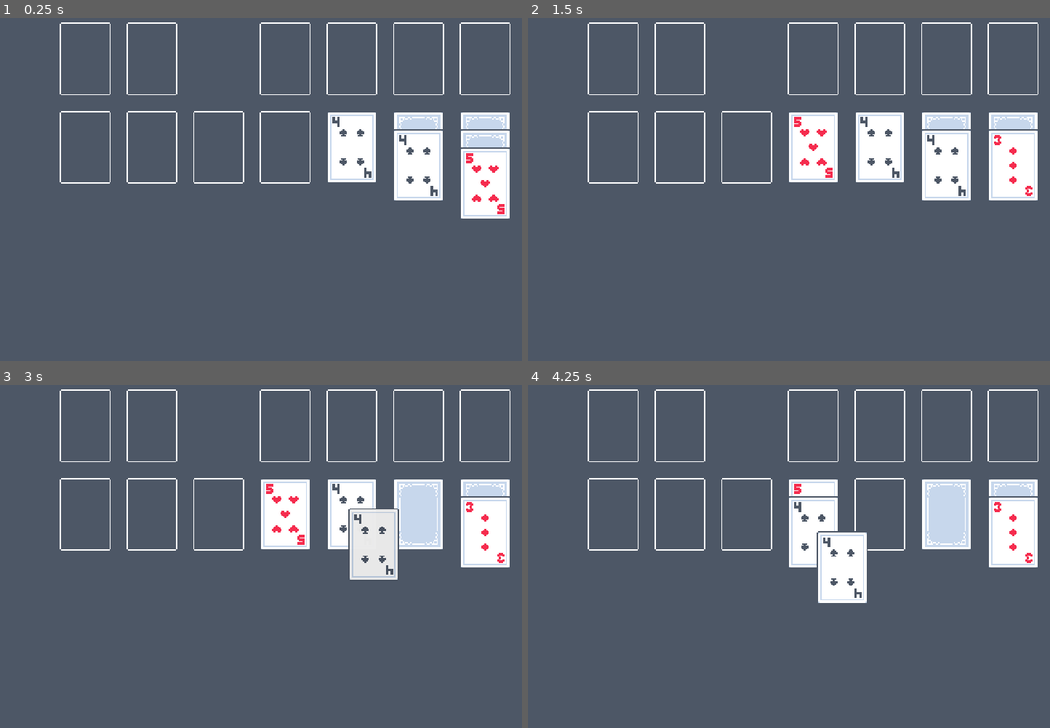
Above: before the commit, frames 1-4 (two rows, left to right).
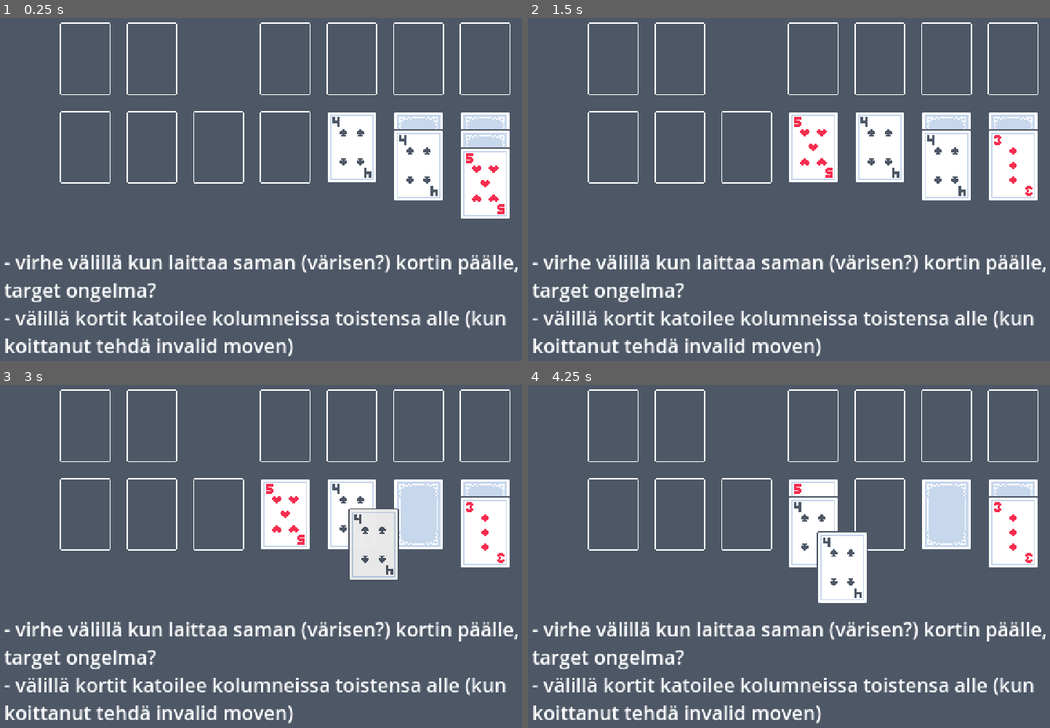
Above: after the commit, the same moments.

Repository: MrRodent/klondike
Game: Godot game, scene res://scenes/game.tscn
Two runs of this game, one before a commit and one after it. Both use one fixed random seed, a clock stepped at 60 frames per second and the inputs below.
Inputs (mouse positions are in pixels of both pictures, inside the frame that each line leads up to):
- Up to frame 1 (0.25 s): no input
- Up to frame 2 (1.5 s): tap Enter at 0.5 s; drag from (1013, 148) to (815, 148) at 0.52 s; drag from (1013, 165) to (877, 148) at 1.27 s
- Up to frame 3 (3 s): tap Space at 2 s; move the mouse to (417, 515) at 2.02 s; hold Right mouse button (right_mouse) 2.03-2.75 s; click (417, 515) at 2.3 s; tap Enter at 2.75 s; drag from (417, 532) to (287, 515) at 2.77 s
- Up to frame 4 (4.25 s): drag from (877, 515) to (841, 566) at 3.52 s

The runs differ from the first frame. In frame 1, 5.5% of the frame differs, in the area x 0-100%, y 69-99%; in frame 2, 5.5%; in frame 3, 5.5%; in frame 4, 5.5%.

Commit message:
debugausta

Diff:
--- a/scenes/card_states/card_base_state.gd
+++ b/scenes/card_states/card_base_state.gd
@@ -48,8 +48,8 @@
 	var vbox = VBoxContainer.new()
 	# Set the theme constants for the VBoxContainer
 	# defaults: separation -45, position (0, 15)
-	vbox.add_theme_constant_override("separation", -50)
-	vbox.set_position(Vector2(0, 10))
+	vbox.add_theme_constant_override("separation", -45)
+	vbox.set_position(Vector2(0, 15))
 
 	for i in range(cards_in_array - index):
 		# Get the next card in the array
@@ -57,6 +57,7 @@
 		print("card ", i, " on top: ", next_card.card.id)
 		# Reparent the card to the VBoxContainer
 		next_card.reparent(vbox)
+		#next_card.texture.modulate = Color(1, 1, 1, 0.7)
 		# Set the new parent of the card
 		next_card.current_parent = vbox
 
--- a/scenes/card_states/card_released_state.gd
+++ b/scenes/card_states/card_released_state.gd
@@ -45,7 +45,10 @@
 		#print("NEW PARENT: ", new_parent)
 
 		if card_ui.child_column:
-			print("this card has the following children: ", card_ui.child_column.get_children())
+			for child in card_ui.child_column.get_children():
+				child.reparent(new_parent)
+				child.texture.modulate = Color.WHITE
+			#print("this card has the following children: ", card_ui.child_column.get_children())
 
 
 func on_input(_event: InputEvent) -> void:
--- a/scenes/game.tscn
+++ b/scenes/game.tscn
@@ -117,3 +117,12 @@
 
 [node name="DropPoint7" parent="Tableau/Column7" instance=ExtResource("2_i7yai")]
 position = Vector2(21, 30)
+
+[node name="RichTextLabel" type="RichTextLabel" parent="."]
+offset_left = 8.0
+offset_top = 219.0
+offset_right = 476.0
+offset_bottom = 354.0
+size_flags_horizontal = 3
+text = "- virhe välillä kun laittaa saman (värisen?) kortin päälle, target ongelma?
+- välillä kortit katoilee kolumneissa toistensa alle (kun koittanut tehdä invalid moven)"
